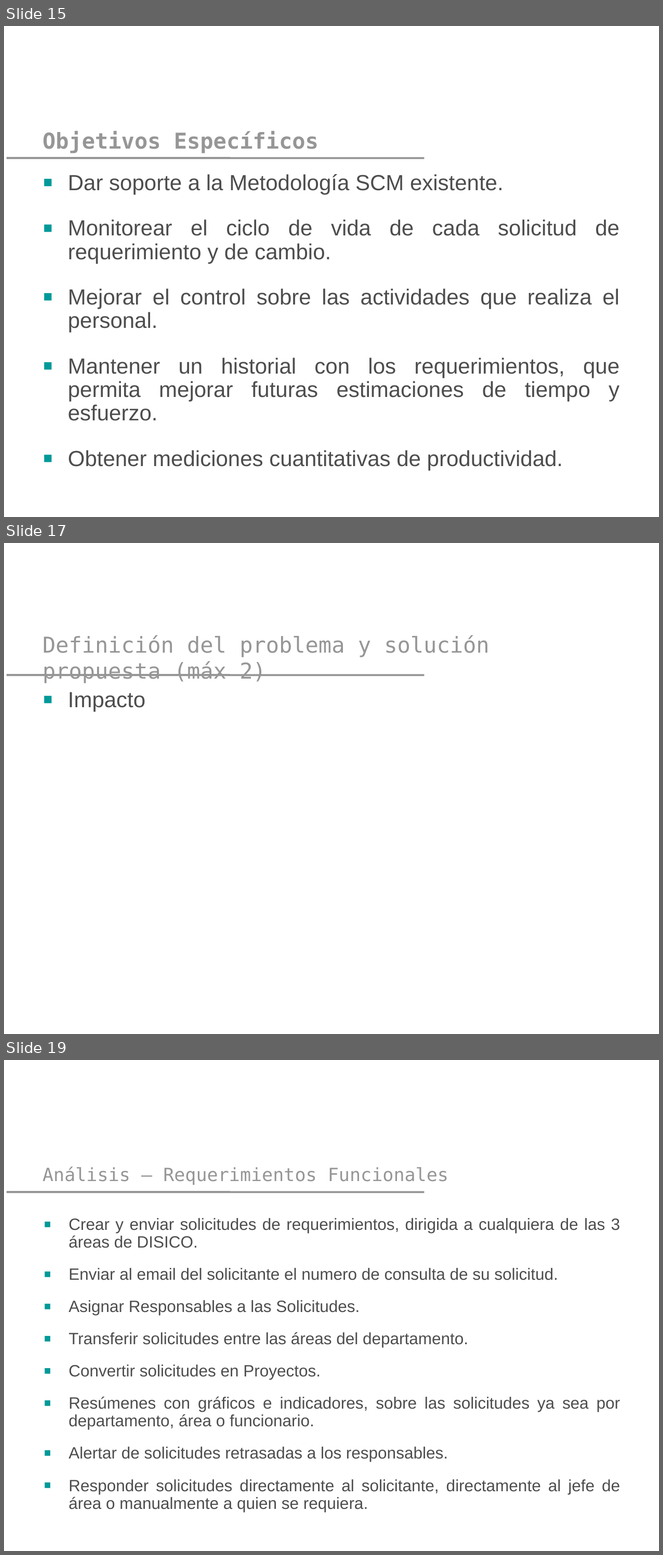
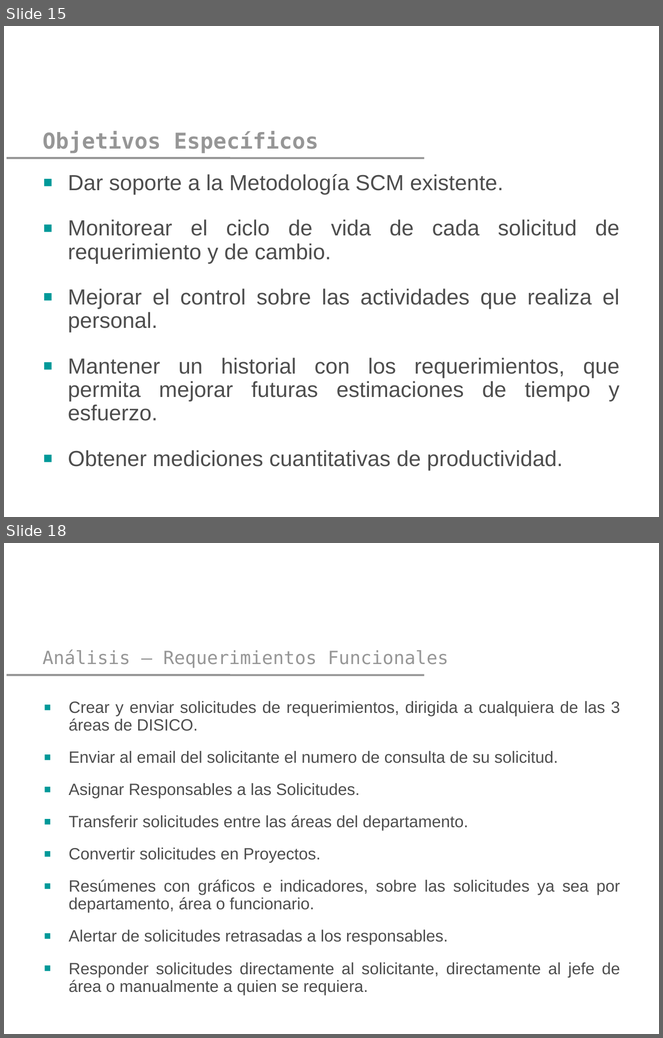
Before and after one commit to yano2h/TESIS, a slide deck: Presentaciones/Plantilla Pres 2_2012.pptx. Shown one above the other, each under a label of ours: slides 15, 17 and 19 before the commit, slides 15 and 18 after it; the slides between them are not shown. The pictures are 663x1555 and 663x1038 pixels, drawn with LibreOffice and Linux fonts; fonts in the diff are those of the drawing; background and template pictures are left out. Boxes give left, top, right and bottom in pixels: in the first picture for what was removed or moved away, otherwise in the second. Text is boxed around its words. In the diff, an @@ line names an element or a change of style, - is before the commit and + after.

```diff
--- a/Presentaciones/Plantilla Pres 2_2012.pptx
+++ b/Presentaciones/Plantilla Pres 2_2012.pptx
@@ slide 17 removed at (x1=4, y1=543, x2=659, y2=1034), background picture (left out); not listed: 1 template element that a slide beside it also shows @@
@@ title removed at (x1=42, y1=635, x2=489, y2=683) @@
-Definición del problema y solución propuesta (máx 2)
@@ text removed at (x1=68, y1=692, x2=145, y2=712) @@
-■ Impacto
@@ what was slide 19 is now slide 18 @@
```
Also in this commit, not shown: 5 slides changed.
